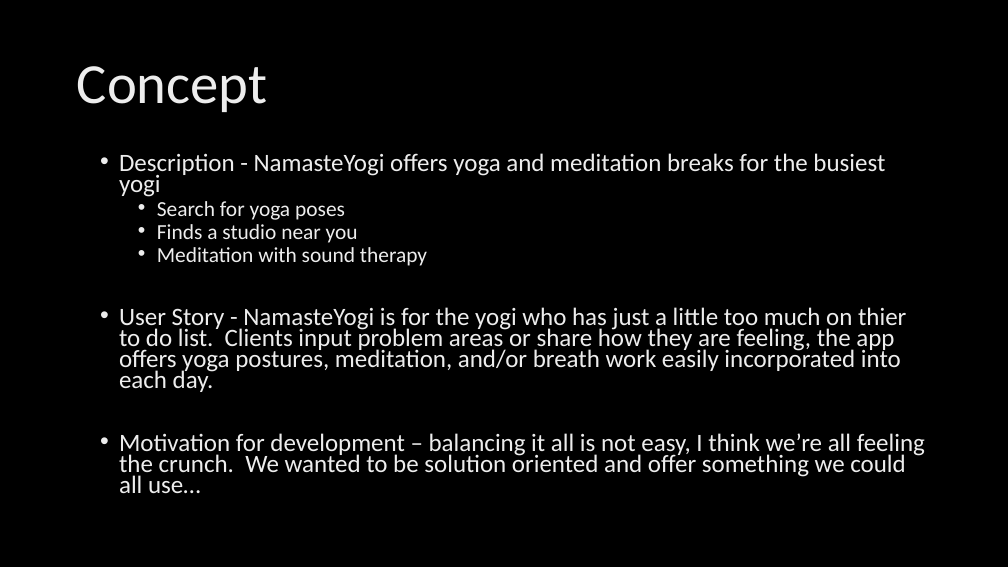
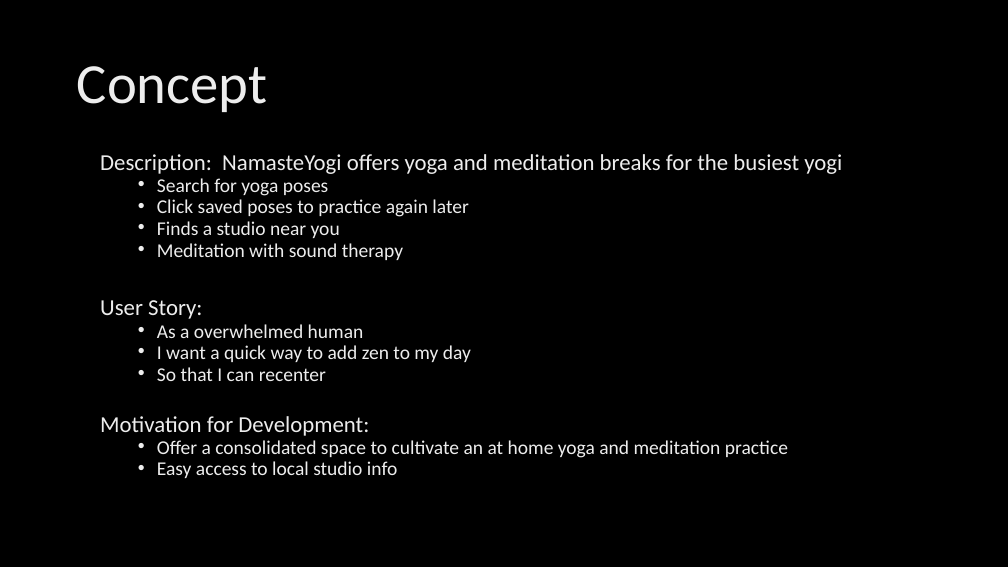
Before and after one commit to DesCoding/NamasteYogi2.0, a slide deck: slide 3 of Assets/NYSlides.pptx. Drawn at 1008x567 pixels with LibreOffice and Linux fonts; fonts in the diff are those of the drawing; background and template pictures are left out. Boxes give left, top, right and bottom in pixels: in the first picture for what was removed or moved away, otherwise in the second. Text is boxed around its words. In the diff, an @@ line names an element or a change of style, - is before the commit and + after.

Commit message:
team meeting updates - read me, meditation html, css to try to fix background issue, asset folder power point slides

```diff
--- a/Assets/NYSlides.pptx
+++ b/Assets/NYSlides.pptx
@@ text at box(100, 154, 842, 174): text changed; size 23.8 to 21.7 pt @@
-• Description - NamasteYogi offers yoga and meditation breaks for the busiest yogi
+Description: NamasteYogi offers yoga and meditation breaks for the busiest yogi
@@ text at box(157, 178, 403, 260): size 20.4 to 18.6 pt in "Search for yoga poses", "Finds a studio near you", "Meditation with sound therapy" @@
@@ text at box(157, 199, 468, 217): paragraph added @@
+  • Click saved poses to practice again later
@@ text at box(100, 300, 788, 478): text changed; size 23.8 to 18.6 pt @@
-• User Story - NamasteYogi is for the yogi who has just a little too much on thier to do list. Clients input problem areas or share how they are feeling, the app offers yoga postures, meditation, and/or breath work easily incorporated into each day.
-• Motivation for development – balancing it all is not easy, I think we’re all feeling the crunch. We wanted to be solution oriented and offer something we could all use…
+User Story:
+  • As a overwhelmed human
+  • I want a quick way to add zen to my day
+  • So that I can recenter
+Motivation for Development:
+  • Offer a consolidated space to cultivate an at home yoga and meditation practice
+  • Easy access to local studio info
```
Also in this commit, not shown: 3 other slides changed, 2 slides added, 2 slides removed, 5 other files.
